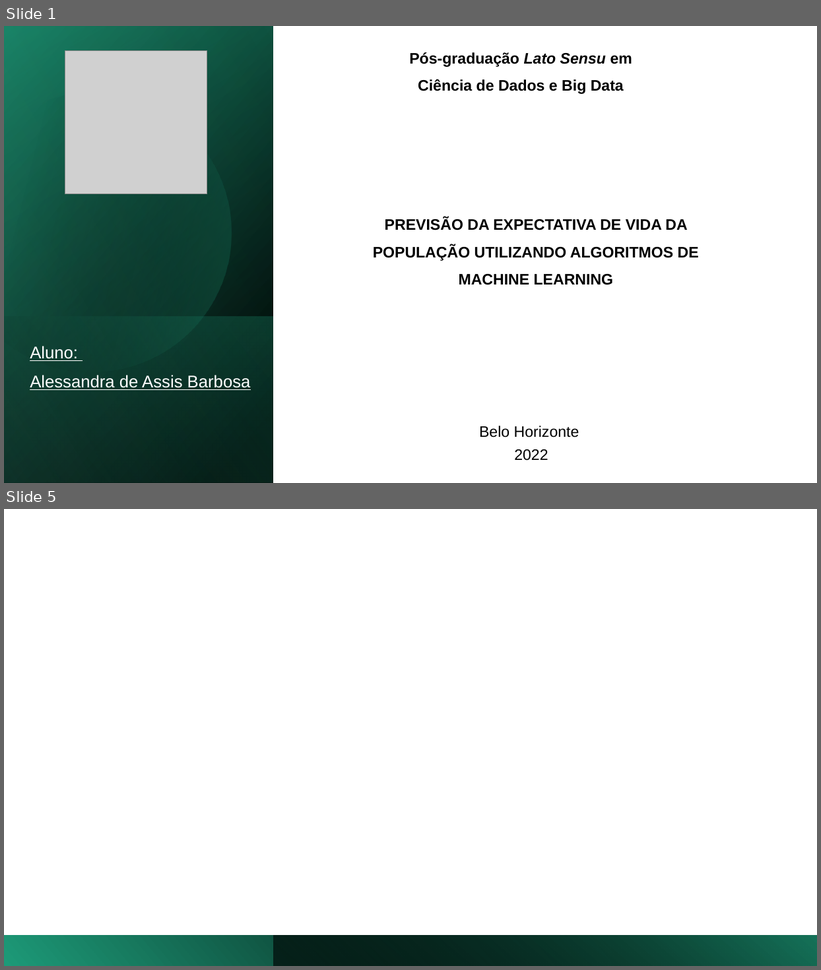
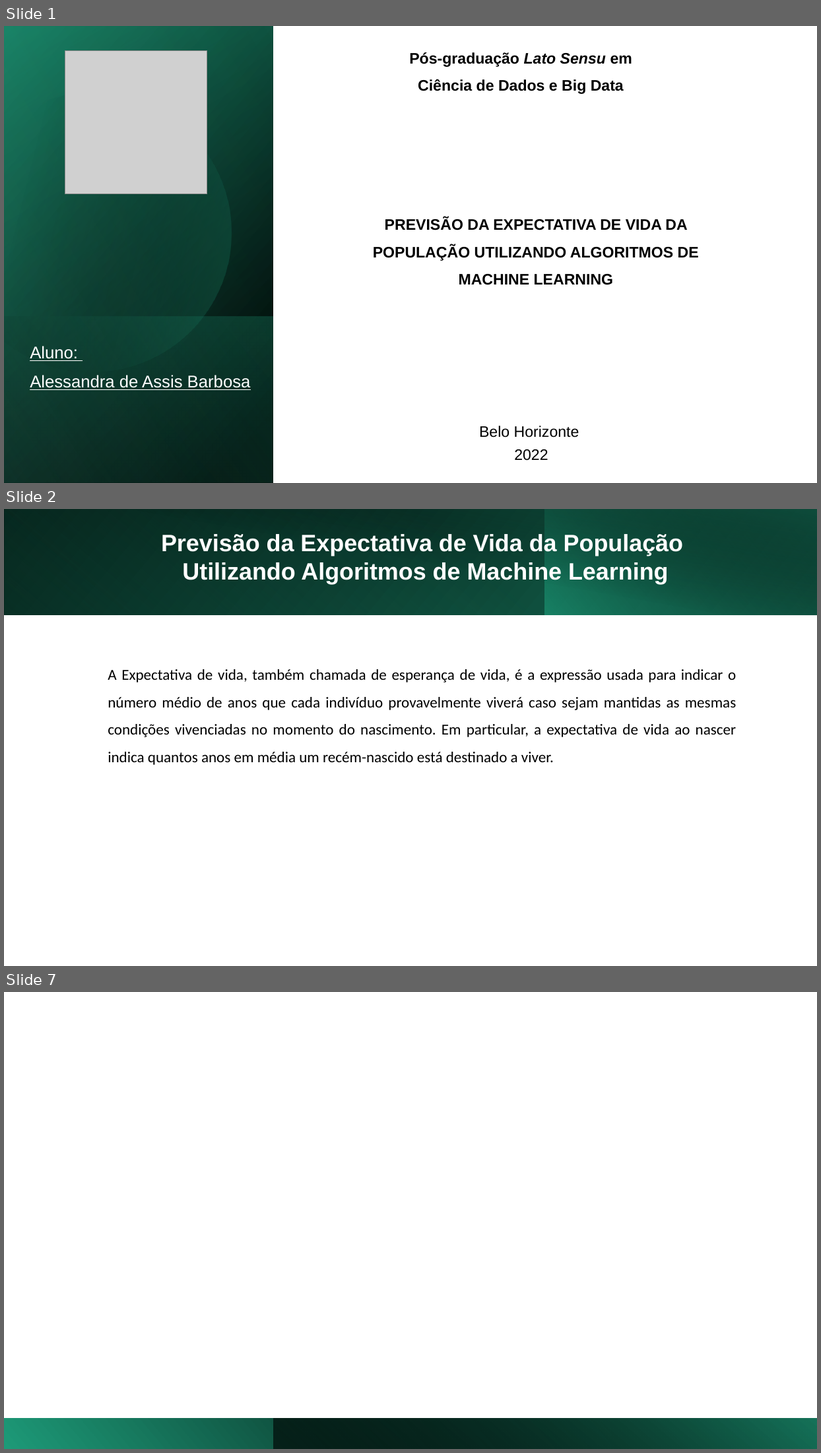
Before and after one commit to alessandra-barbosa/life_expectancy_prediction, a slide deck: pdf/life_expectancy.pptx. Shown one above the other, each under a label of ours: slides 1 and 5 before the commit, slides 1, 2 and 7 after it; the slides between them are not shown. The pictures are 821x970 and 821x1453 pixels, drawn with LibreOffice and Linux fonts; fonts in the diff are those of the drawing; grey boxes stand for pictures. Boxes give left, top, right and bottom in pixels: in the first picture for what was removed or moved away, otherwise in the second. Text is boxed around its words. In the diff, an @@ line names an element or a change of style, - is before the commit and + after.

```diff
--- a/pdf/life_expectancy.pptx
+++ b/pdf/life_expectancy.pptx
@@ slide 2 added at bbox=[4, 509, 817, 966], background #FFFFFF @@
@@ rectangle added at bbox=[4, 509, 817, 615], fill gradient #000000 to #16745A @@
@@ rectangle added at bbox=[4, 509, 546, 615], fill gradient #1D9A78 to #0E4D3C @@
@@ rectangle added at bbox=[34, 509, 817, 616], fill gradient #000000 to #0E4D3C @@
@@ rectangle added at bbox=[545, 509, 817, 615], fill gradient #1D9A78 to #000000 @@
@@ title added at bbox=[161, 534, 683, 584], 28 pt, text #FFFFFF, bold @@
+Previsão da Expectativa de Vida da População
+Utilizando Algoritmos de Machine Learning
@@ text added at bbox=[108, 669, 736, 765], 18 pt, text #000000 @@
+A Expectativa de vida, também chamada de esperança de vida, é a expressão usada para indicar o número médio de anos que cada indivíduo provavelmente viverá caso sejam mantidas as mesmas condições vivenciadas no momento do nascimento. Em particular, a expectativa de vida ao nascer indica quantos anos em média um recém-nascido está destinado a viver.
@@ what was slide 5 is now slide 7 @@
```
Also in this commit, not shown: 1 slide changed, 3 other slides added, 2 slides removed, 3 other files.
